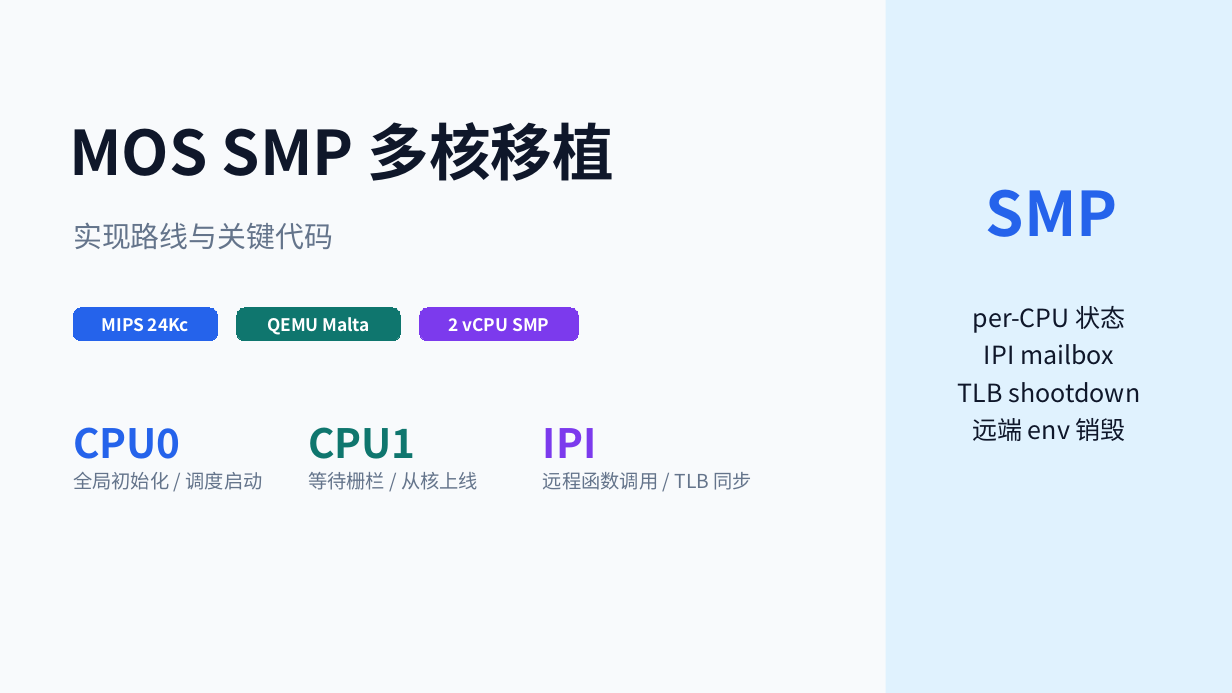
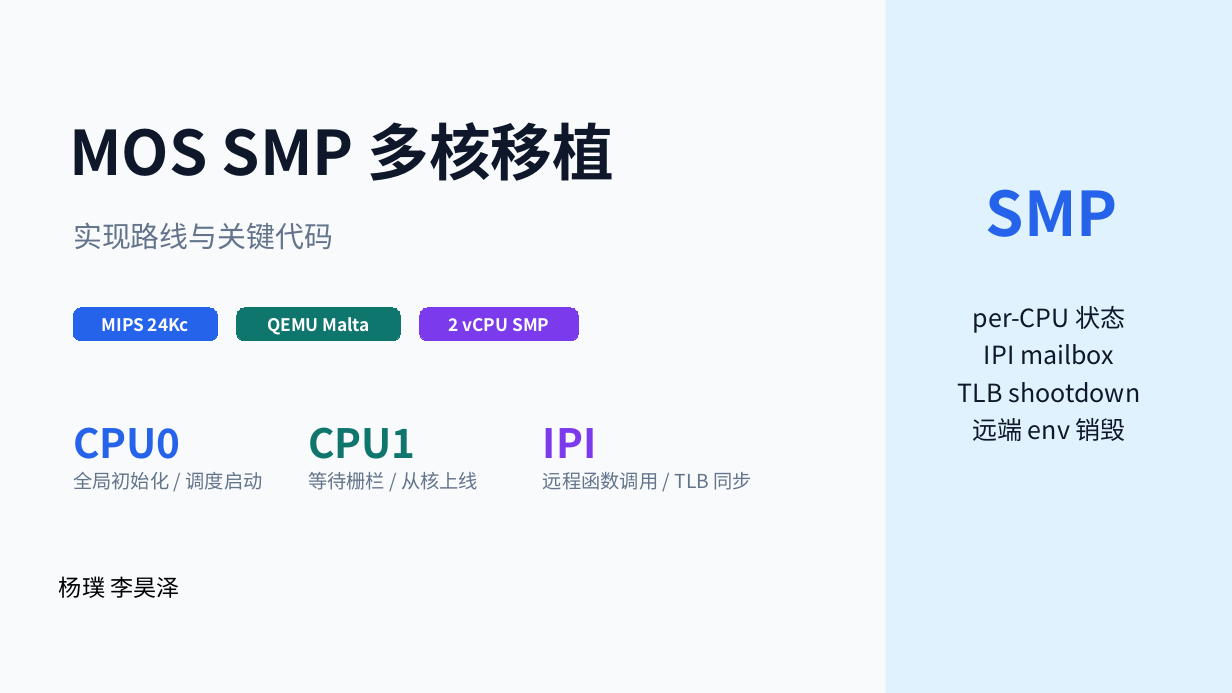
Before and after one commit to ventsdenye2/OS-challenging-Mission, a slide deck: slide 1 of smp-defense-redesign-v4.pptx. Drawn at 1232x693 pixels with LibreOffice and Linux fonts; fonts in the diff are those of the drawing. Boxes give left, top, right and bottom in pixels: in the first picture for what was removed or moved away, otherwise in the second. Text is boxed around its words. In the diff, an @@ line names an element or a change of style, - is before the commit and + after.

Commit message:
PPT完善

```diff
--- a/smp-defense-redesign-v4.pptx
+++ b/smp-defense-redesign-v4.pptx
@@ text added at [59,576,179,598], 18 pt, text #000000 @@
+杨璞 李昊泽
```
